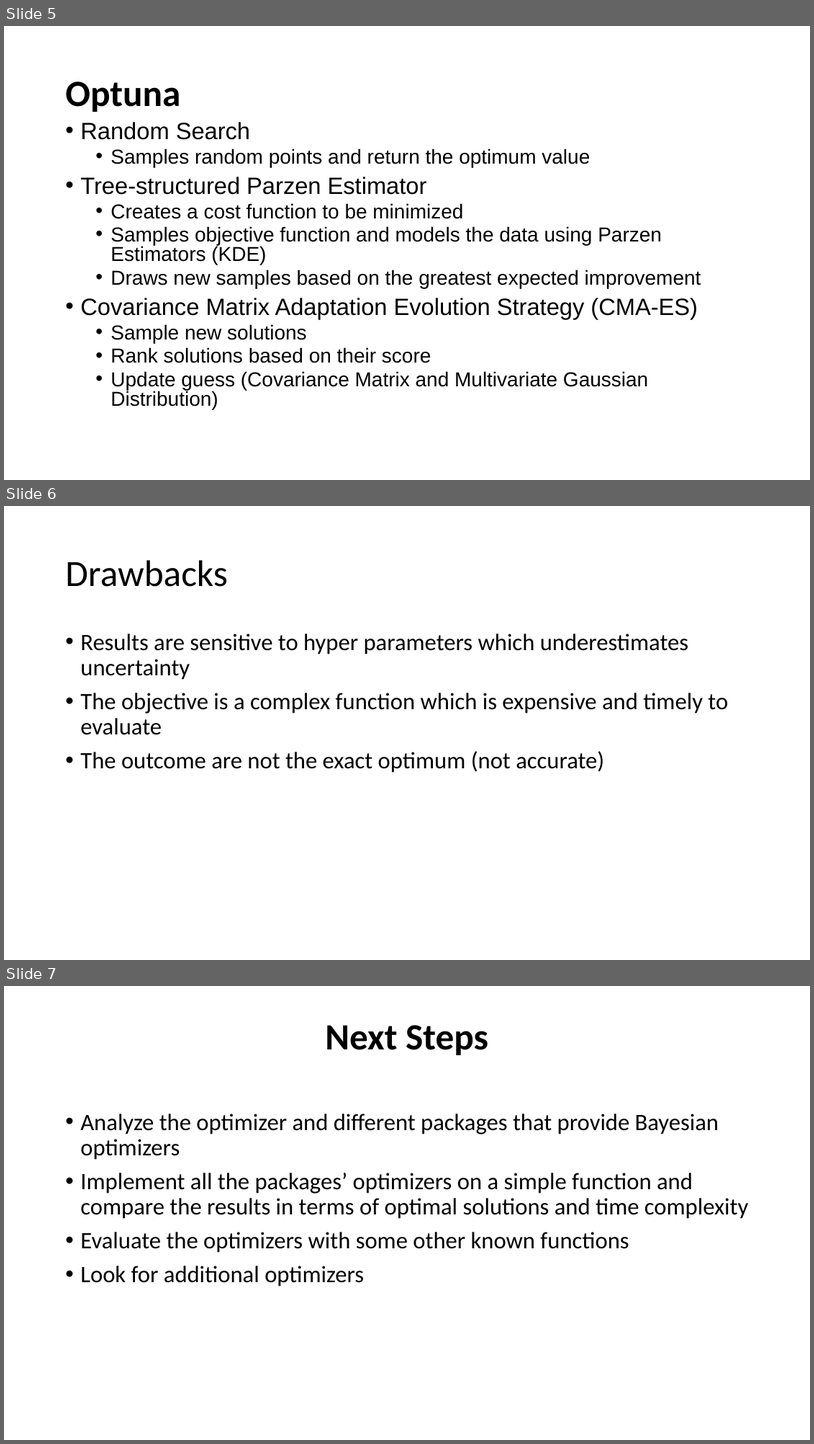
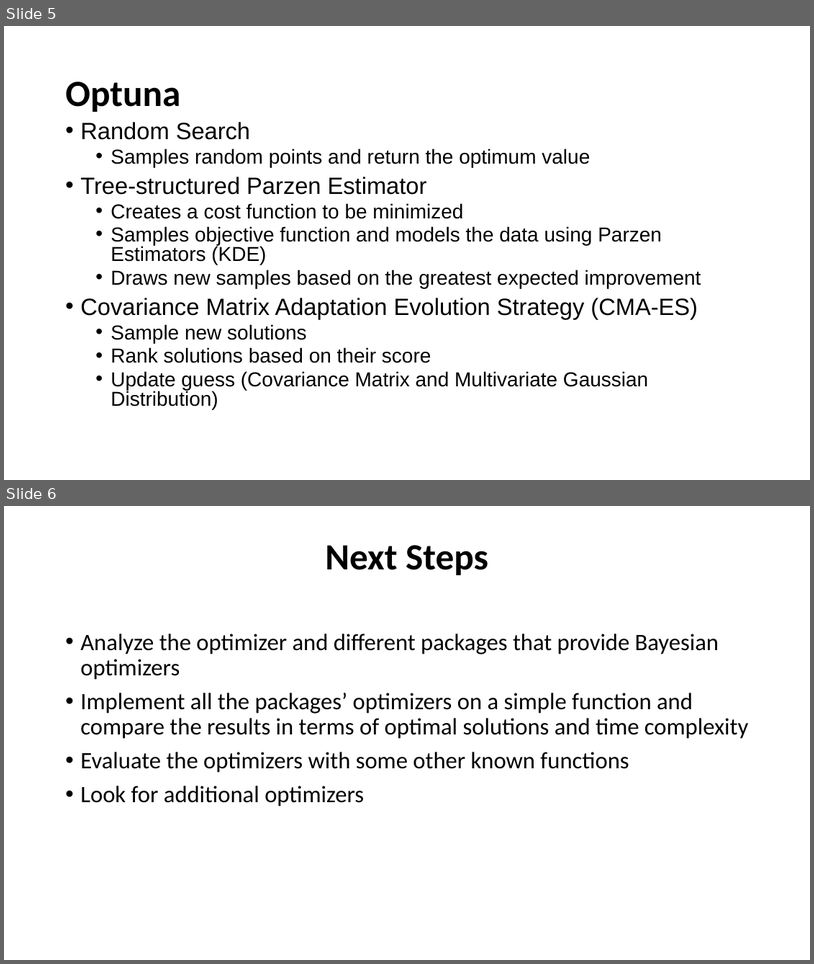
Before and after one commit to Optimistic-Optimizers/Black-Box-Optimization, a slide deck: Exploring Various Optimizers (1).pptx. Shown one above the other, each under a label of ours: slides 5, 6 and 7 before the commit, slides 5 and 6 after it. The pictures are 814x1444 and 814x964 pixels, drawn with LibreOffice and Linux fonts; fonts in the diff are those of the drawing. Boxes give left, top, right and bottom in pixels: in the first picture for what was removed or moved away, otherwise in the second. Text is boxed around its words. In the diff, an @@ line names an element or a change of style, - is before the commit and + after.

```diff
--- a/Exploring Various Optimizers (1).pptx
+++ b/Exploring Various Optimizers (1).pptx
@@ slide 6 removed at (x1=4, y1=506, x2=810, y2=960), background #FFFFFF @@
@@ title removed at (x1=65, y1=560, x2=228, y2=587) @@
-Drawbacks
@@ text removed at (x1=80, y1=633, x2=728, y2=772) @@
-• Results are sensitive to hyper parameters which underestimates uncertainty
-• The objective is a complex function which is expensive and timely to evaluate
-• The outcome are not the exact optimum (not accurate)
@@ what was slide 7 is now slide 6 @@
```
Also in this commit, not shown: 1 slide changed.
